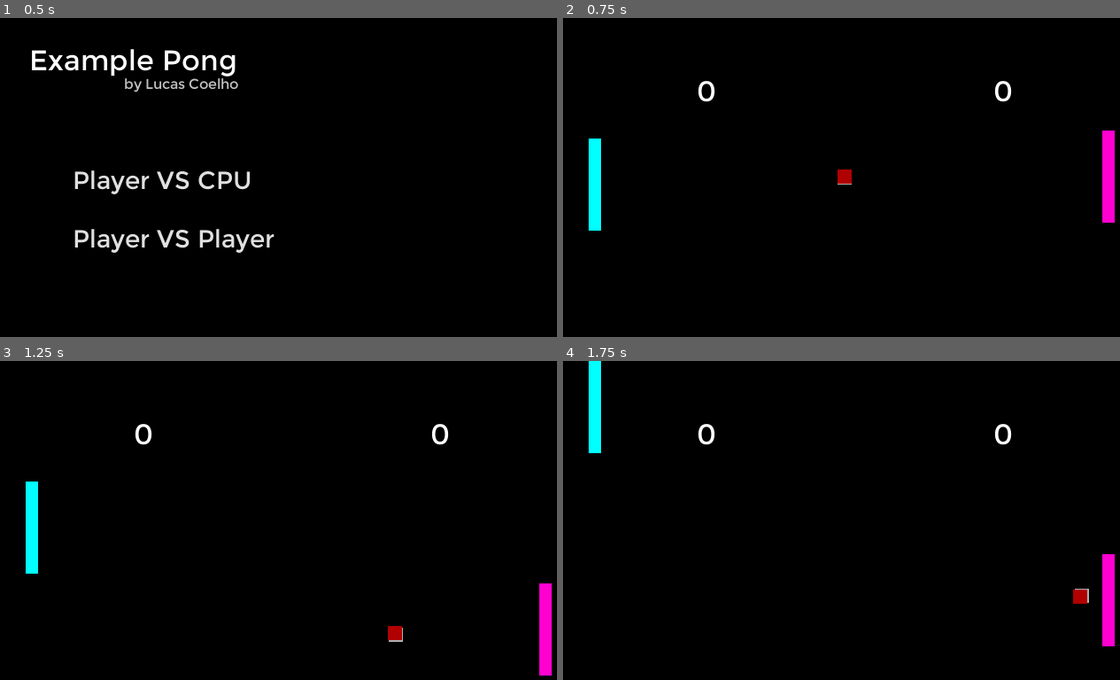
Above: before the commit, frames 1-4 (two rows, left to right).
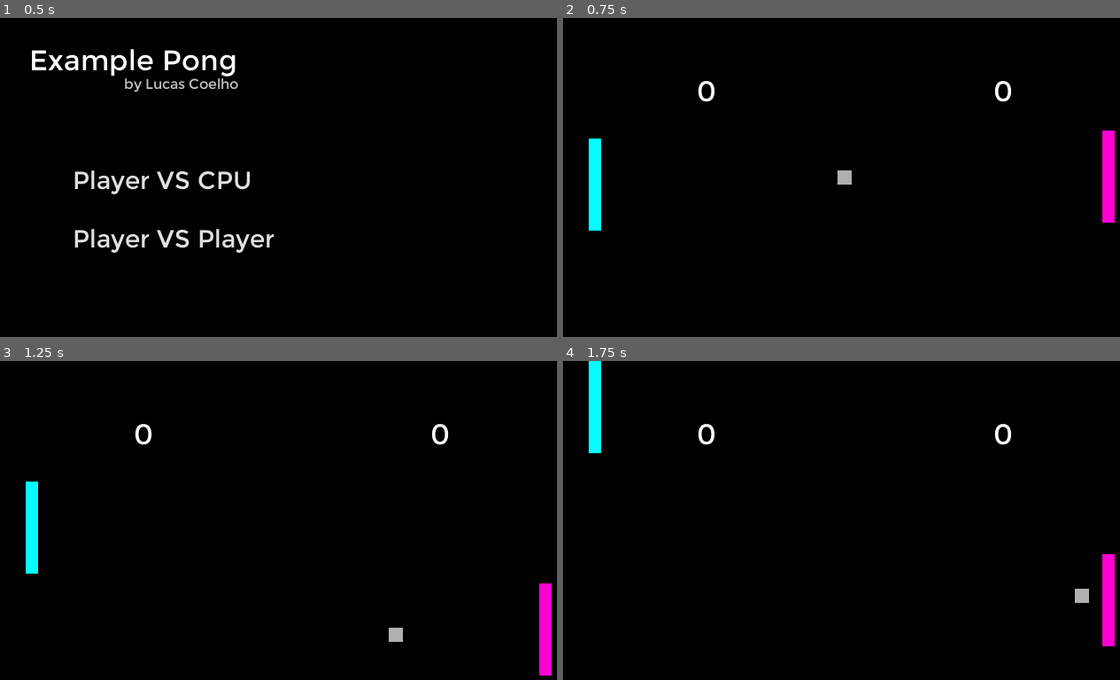
Above: after the commit, the same moments.

Repository: coelhucas/FAETERJ-Simple-Pong-Project
Game: Godot game, scene res://Menu.tscn
Two runs of this game, one before a commit and one after it. Both use one fixed random seed, a clock stepped at 60 frames per second and the inputs below.
Inputs:
- Up to frame 1 (0.5 s): no input
- Up to frame 2 (0.75 s): click "Player VS CPU" at 0.5 s
- Up to frame 3 (1.25 s): no input
- Up to frame 4 (1.75 s): hold Up (ui_up) from 1.28 s (still down); hold S (p2_down) from 1.28 s (still down)

Frame 1 is identical in both runs. In frame 2, 0.1% of the frame differs, in the area x 49-52%, y 47-52%; in frame 3, 0.1%; in frame 4, 0.1%.

Commit message:
Setted fake ball visibility

Diff:
--- a/Main.tscn
+++ b/Main.tscn
@@ -122,6 +122,7 @@
 
 [node name="FakeBall" parent="." index="8" instance=ExtResource( 6 )]
 
+visible = false
 modulate = Color( 1, 0, 0, 1 )
 position = Vector2( 318, 179 )
 _sections_unfolded = [ "Collision", "Visibility" ]
--- a/Scripts/GameManager.gd
+++ b/Scripts/GameManager.gd
@@ -48,9 +48,9 @@
 
 # Reseta as posições da bola e aciona o delay para recomeçar
 func _reset_ball():
-	$FakeBall.set_global_position($Ball.start_pos)
 	$Ball.set_global_position($Ball.start_pos)
+	$FakeBall.set_global_position($Ball.get_global_position())
 	$Ball.motion = Vector2($Ball.speed, $Ball.speed)
+	$FakeBall.motion = Vector2($Ball.speed - 2, $Ball.speed - 2)
 	$Ball/Delay.start()
 	$FakeBall/Delay.start()
-	$FakeBall.motion = Vector2($Ball.speed - 2, $Ball.speed - 2)
